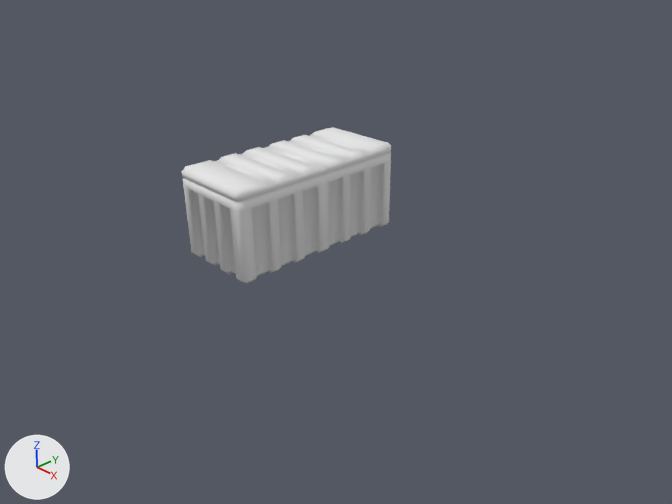
One commit to the Blender file gamedata/envs/canyonworld/assets/crates.blend: the scene before it, then after it.
Rendered twice from the file's camera 'Camera'. Every picture has the same lights, and +X, +Y and +Z are marked at lower left.
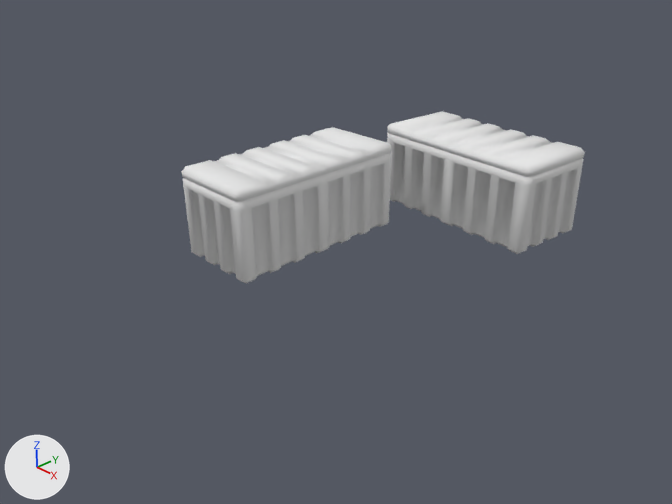
Commit message: adding a reflection map

What the commit changed:
Object 'Cube.004' (ob_cube_004) is new; it shows a copy of the mesh of ob_cube_002.
Its location is (-1.0, 6.0, 0.0).
Its rotation in degrees is (0, 0, 175).
Its scale is (1.16, 1.0, 1.0).

What differs and where, as boxes [x1, y1, x2, y2] in the pictures (672 x 504 px):
'Cube.004', added: after [387, 111, 585, 254]
